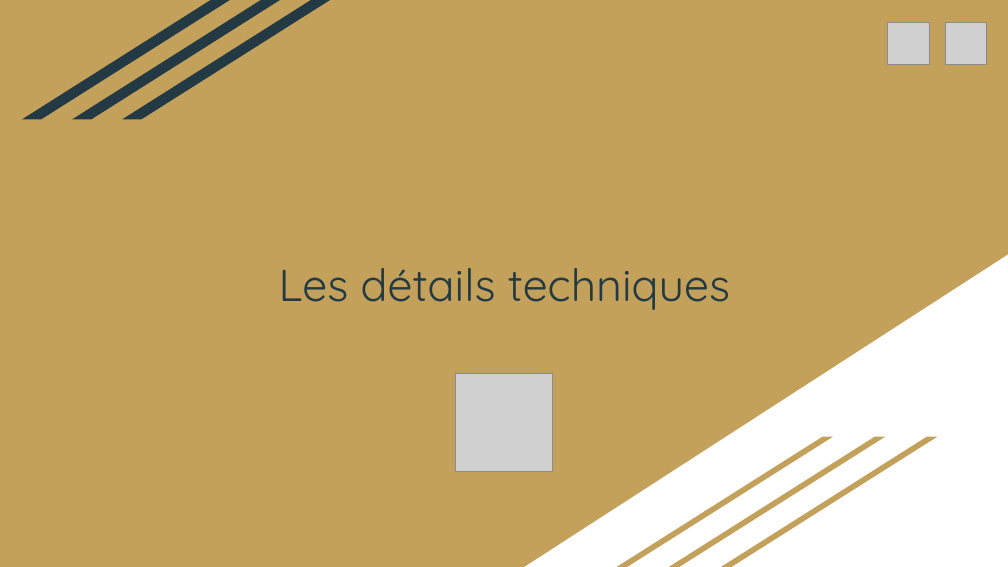
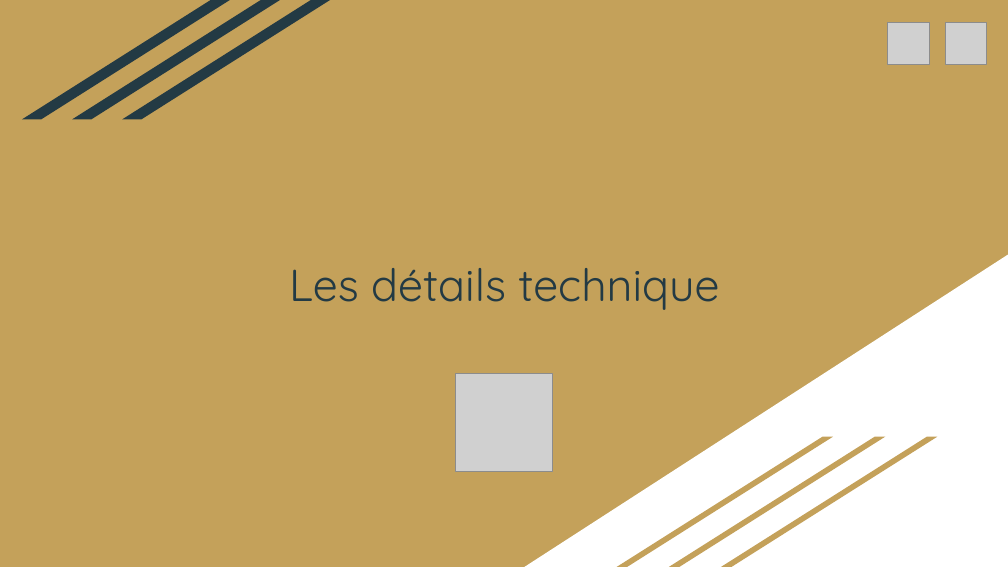
Before and after one commit to Benours/tp_cdct_note_cadrage_planification, a slide deck: slide 9 of DIGICHEES PPTX.pptx (slide 7 before the commit). Drawn at 1008x567 pixels with LibreOffice and Linux fonts; fonts in the diff are those of the drawing; grey boxes stand for pictures. Boxes give left, top, right and bottom in pixels: in the first picture for what was removed or moved away, otherwise in the second. Text is boxed around its words. In the diff, an @@ line names an element or a change of style, - is before the commit and + after.

```diff
--- a/DIGICHEES PPTX.pptx
+++ b/DIGICHEES PPTX.pptx
@@ title at box(289, 268, 719, 310): text changed @@
-Les détails techniques
+Les détails technique
```
Also in this commit, not shown: 4 other slides changed, 4 slides added, 3 slides removed, 1 other file.
